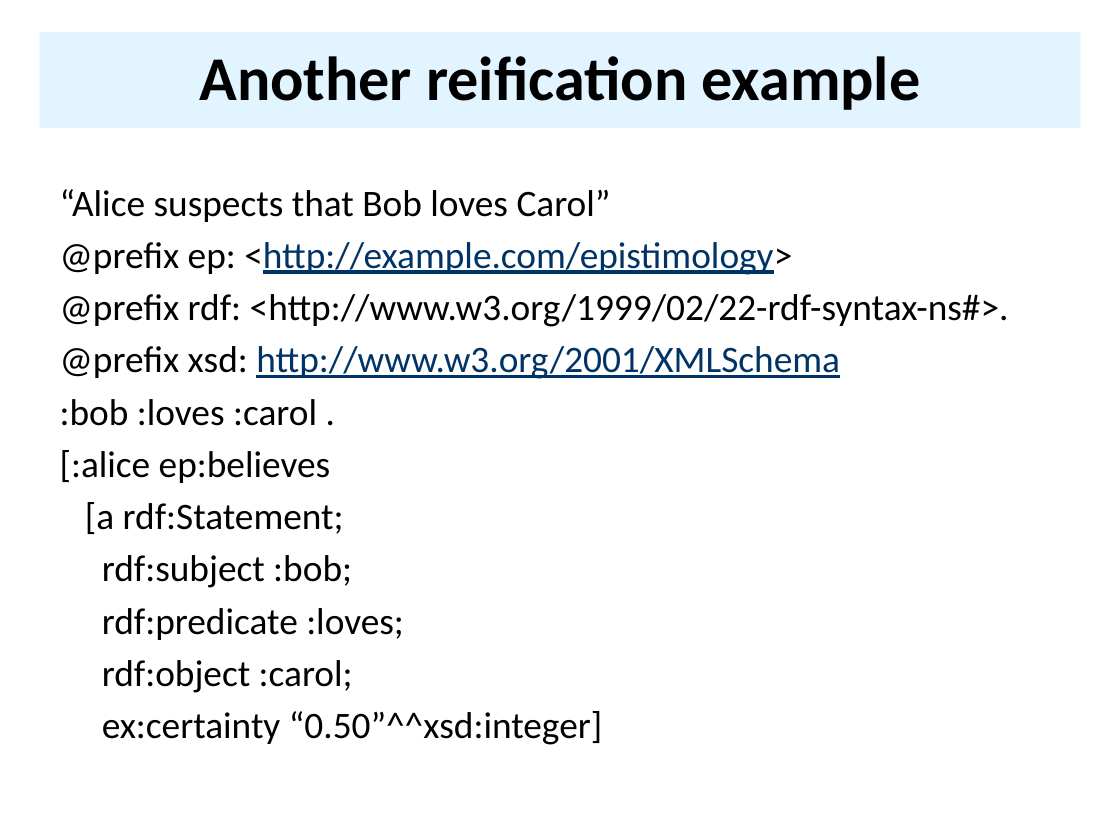
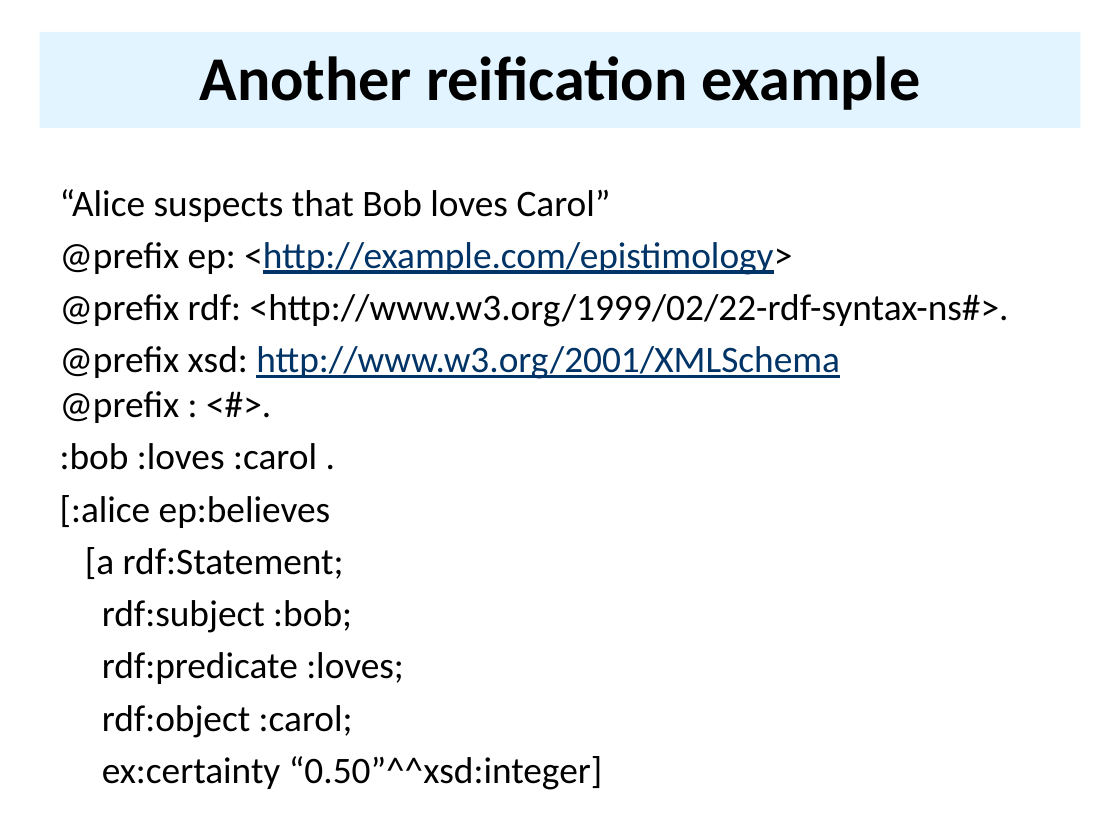
Before and after one commit to UMBC-CMSC-491-691-F19-Knowledge-Graphs/class_material, a slide deck: slide 36 of notes/04_rdf/04rdfSyntax2.pptx. Drawn at 1120x840 pixels with LibreOffice and Linux fonts; fonts in the diff are those of the drawing. Boxes give left, top, right and bottom in pixels: in the first picture for what was removed or moved away, otherwise in the second. Text is boxed around its words. In the diff, an @@ line names an element or a change of style, - is before the commit and + after.

```diff
--- a/notes/04_rdf/04rdfSyntax2.pptx
+++ b/notes/04_rdf/04rdfSyntax2.pptx
@@ text at box(60, 346, 840, 423): text changed @@
-@prefix xsd: http://www.w3.org/2001/XMLSchema
+@prefix xsd: http://www.w3.org/2001/XMLSchema
+@prefix : <#>.
```
Also in this commit, not shown: 3 other slides changed, 3 other files.
